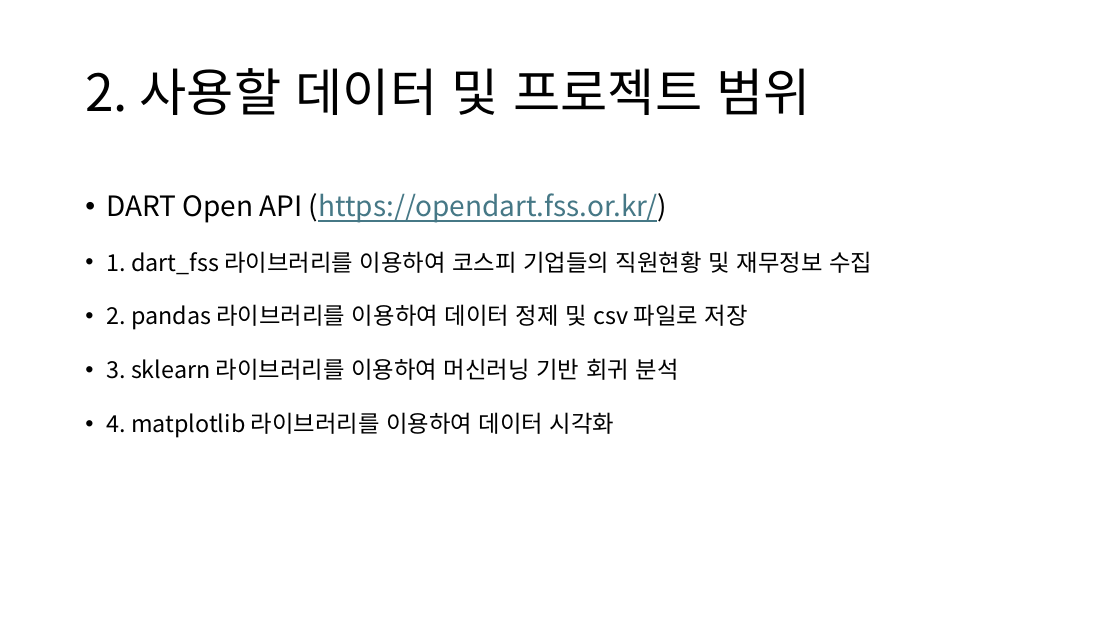
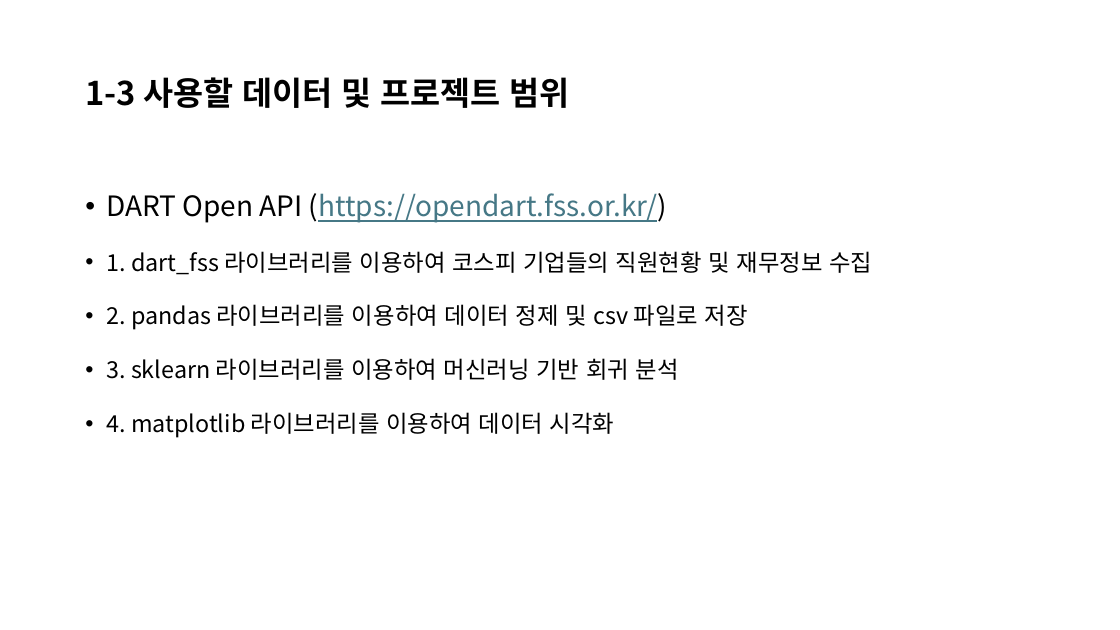
Before and after one commit to namdkgo/BigDataProject, a slide deck: slide 8 of 202344083_남동관_빅데이터_기말프로젝트_보고서.pptx (slide 4 before the commit). Drawn at 1120x630 pixels with LibreOffice and Linux fonts; fonts in the diff are those of the drawing. Boxes give left, top, right and bottom in pixels: in the first picture for what was removed or moved away, otherwise in the second. Text is boxed around its words. In the diff, an @@ line names an element or a change of style, - is before the commit and + after.

```diff
--- a/202344083_남동관_빅데이터_기말프로젝트_보고서.pptx
+++ b/202344083_남동관_빅데이터_기말프로젝트_보고서.pptx
@@ title at box(85, 77, 570, 108): text changed; size 44 to 28 pt; bold on @@
-2. 사용할 데이터 및 프로젝트 범위
+1-3 사용할 데이터 및 프로젝트 범위
```
Also in this commit, not shown: 10 other slides changed, 49 slides added, 5 other files.
